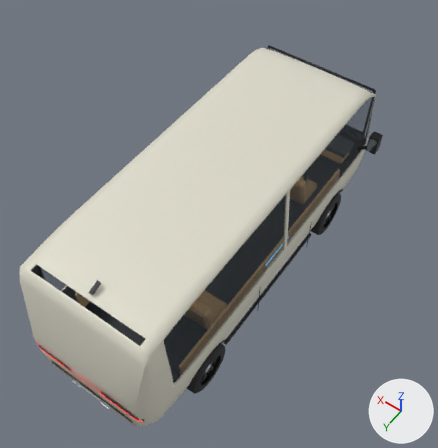
What one commit did to the glTF model public/models/cars/training-van.glb.
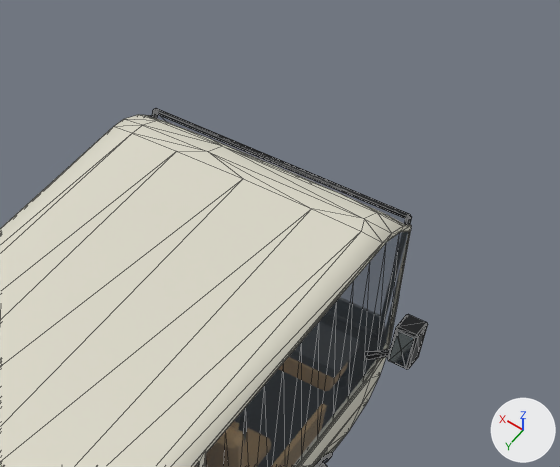
Old and new are each drawn whole from a 50 mm lens placed at (-3.12, 4.37, 7.94), pointed at (0.0, 0.0, 1.07) and again close up on the part from 47% to 100% of the width and 0% to 44% of the height. The axes (+X, +Y, +Z) are drawn at lower right. The lights are the same throughout. The first two pictures are the older version. The close-ups show mesh edges as thin lines. Where no turn or scale is listed for an object, it has been applied to the vertices. Vertices at exactly the same position are counted once.

In view in the first close-up: 'Body', 'Surface_CarRoot_BlackTrim', 'Surface_CarRoot_Glass', 'Surface_CarRoot_MirrorGlass' and 2 more.
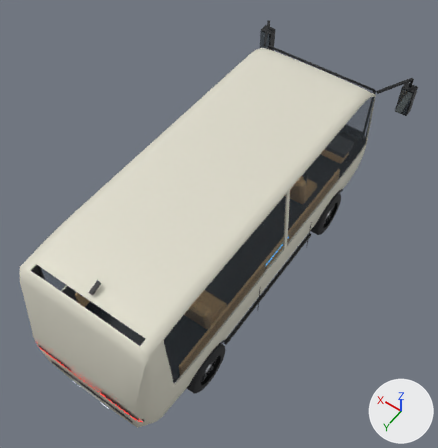
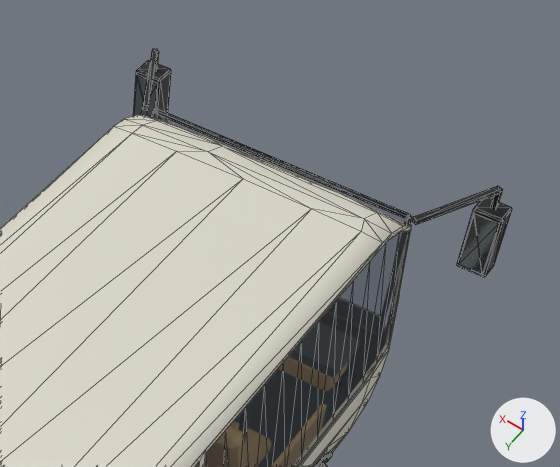
Where the newer file only moved an object's origin or applied its transform, the numbers keep the older frame.

The change, as a list of edits to the scene's bpy script:
```text
Change me_cube_090:
    used by ob_surface_carroot_blacktrim; location = (-1.095, -2.26, 1.409)
    remove me_cube_090.from_pydata(...)  # 408 vertices, 572 faces; spans x -0.18..2.37, y -0.55..5.07, z -1.16..0.98
    add me_cube_090.from_pydata(...)  # 424 vertices, 596 faces; spans x -0.26..2.45, y -0.96..5.07, z -1.16..0.98
    me_cube_090 part 1: the loose piece of 24 vertices spanning x -0.18..-0.02, y -0.14..0.02, z -0.04..0.26 is copied, and the copy is scaled about its middle by (1.37, 1, 1.63), then moved by (-0.06, -0.82, 0.3); it spans x -0.26..-0.06, y -0.96..-0.8, z 0.17..0.65
    me_cube_090 part 2: the loose piece of 24 vertices spanning x 2.22..2.37, y -0.14..0.02, z -0.04..0.26 is copied, and the copy is scaled about its middle by (1.37, 1, 1.63), then moved by (0.06, -0.82, 0.3); it spans x 2.25..2.45, y -0.96..-0.8, z 0.17..0.65
    me_cube_090 part 3: 10 vertices moved from x -0.16..0.11, y -0.14..1.34, z -0.49..0.05 to x -0.18..0.15, y -0.89..1.34, z -0.49..0.81; 24 vertices removed from x -0.18..0.08, y -0.14..1.33, z -0.49..0.26; 8 vertices added at x -0.18..0.08, y -0.9..1.35, z -0.49..0.79
    me_cube_090 part 4: 9 vertices moved from x 2.1..2.23, y -0.14..1.34, z -1.13..-0.03 to x 2.1..2.33, y -0.89..1.35, z -1.13..0.77; 23 vertices removed from x 2.22..2.37, y -0.14..0.02, z -0.04..0.26; 7 vertices added at x 2.04..2.37, y -0.89..-0.3, z 0.77..0.81
    other edits to the shape of me_cube_090 do not show in these pictures
Change me_cube_092:
    used by ob_surface_carroot_mirrorglass; location = (-1.195, -2.236, 1.519)
    remove me_cube_092.from_pydata(...)  # 16 vertices, 24 faces; spans x -0.06..2.45, y 0.0, z -0.13..0.13
    add me_cube_092.from_pydata(...)  # 16 vertices, 24 faces; spans x -0.09..2.6, y 0.0, z -0.21..0.21
    me_cube_092 part 5: the loose piece of 8 vertices spanning x -0.06..0.06, y 0.0, z -0.13..0.13 is scaled about its middle by (1.42, 1, 1.62)
    me_cube_092 part 6: the loose piece of 8 vertices spanning x 2.33..2.45, y 0.0, z -0.13..0.13 is scaled about its middle by (1.42, 1, 1.62), then moved by (0.12, 0.0, 0.0)
Change ob_surface_carroot_mirrorglass:
    ob_surface_carroot_mirrorglass.location: (-1.195, -2.236, 1.519) -> (-1.255, -3.056, 1.82)
```

Location of each change, (x1, y1, x2, y2) in pixels of the close-ups (560 x 467 px; the box of a moved part takes in the faces that stretch with it):
'Surface_CarRoot_BlackTrim', reshaped: before (152, 108, 428, 369); after (133, 49, 512, 277)
'Surface_CarRoot_MirrorGlass', reshaped, moved: before (389, 330, 415, 369); after (134, 75, 499, 275)
part 1 of me_cube_090, added: after (457, 198, 512, 277)
part 2 of me_cube_090, added: after (133, 60, 171, 116)
part 3 of me_cube_090, moved or reshaped: before (366, 314, 428, 369); after (412, 186, 503, 225)
part 4 of me_cube_090, moved or reshaped (not visible before): after (143, 49, 158, 111)
part 5 of me_cube_092, moved or reshaped: before (389, 330, 415, 369); after (458, 213, 499, 275)
part 6 of me_cube_092, moved or reshaped (not visible before): after (134, 75, 158, 116)
